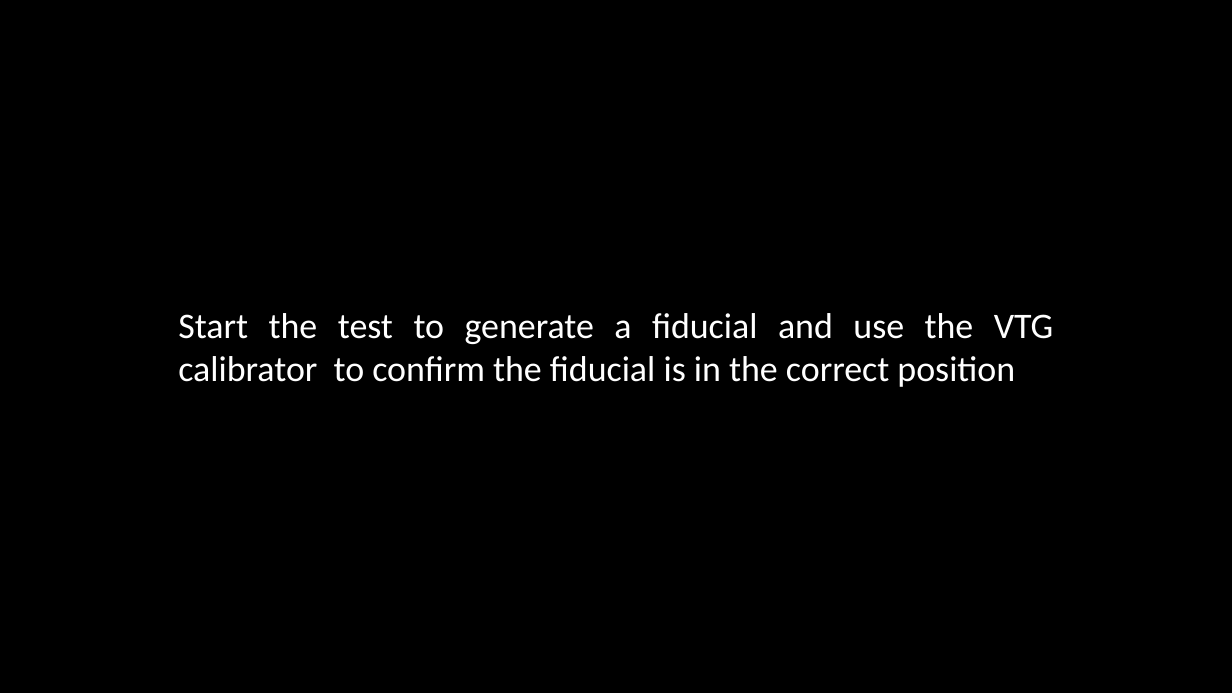
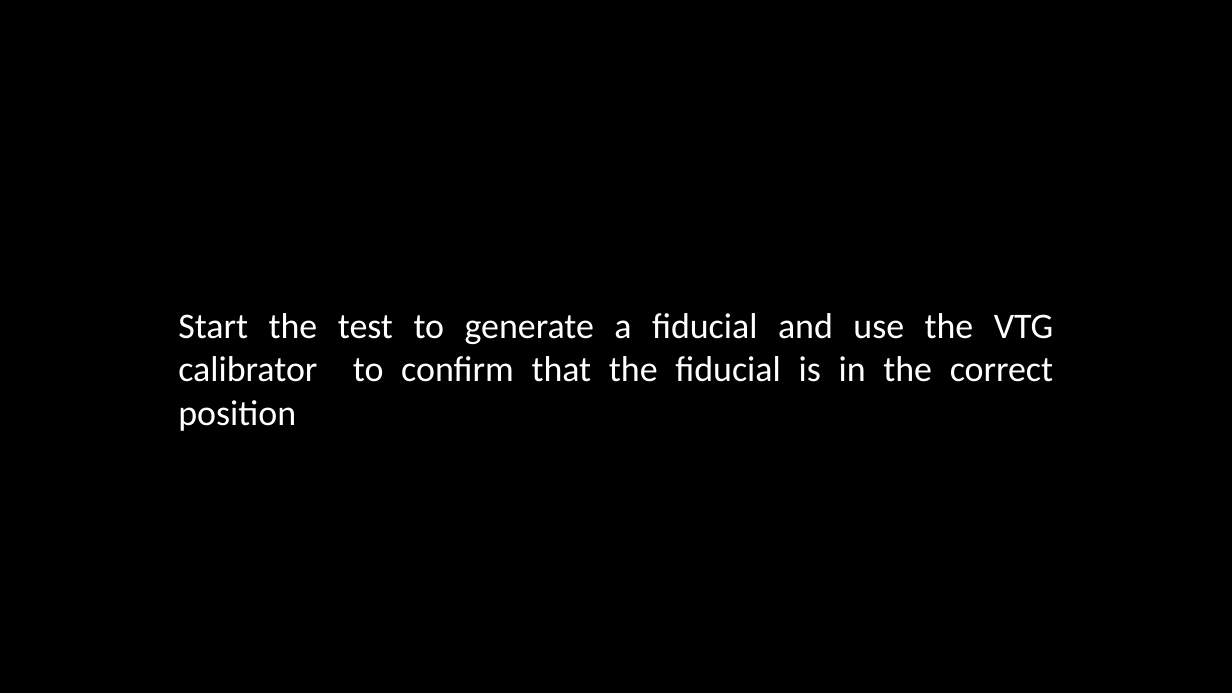
Before and after one commit to LabBench-Society/Protocols, a slide deck: slide 5 of scCalibration/Images.pptx. Drawn at 1232x693 pixels with LibreOffice and Linux fonts; fonts in the diff are those of the drawing. Boxes give left, top, right and bottom in pixels: in the first picture for what was removed or moved away, otherwise in the second. Text is boxed around its words. In the diff, an @@ line names an element or a change of style, - is before the commit and + after.

```diff
--- a/scCalibration/Images.pptx
+++ b/scCalibration/Images.pptx
@@ text at (178, 313, 1053, 431): text changed @@
-Start the test to generate a fiducial and use the VTG calibrator to confirm the fiducial is in the correct position
+Start the test to generate a fiducial and use the VTG calibrator to confirm that the fiducial is in the correct position
```
Also in this commit, not shown: 1 other slide changed, 1 slide added, 1 other file.
